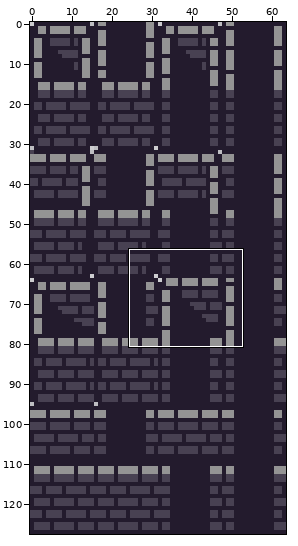
Sprite sheet -- images/walls_spritesheet.png. The picture above shows the old version from afar; the outline marks the close-up.
Close-up. The starting point:
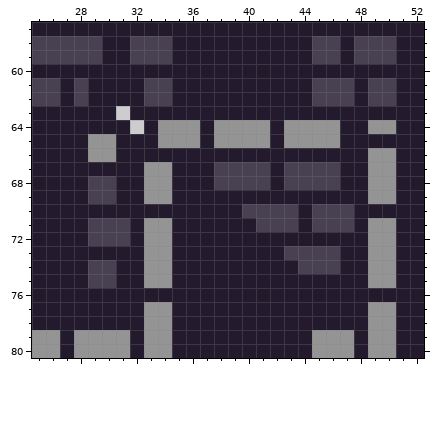
The file is 64x128 pixels. Shown: x 25..52, y 57..80.
The result:
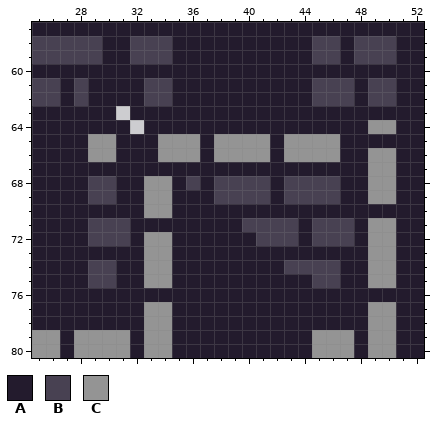
Palette (. is transparent): A #231b2d  B #484152  C #949494
The exact change:
The author changed colour B to colour A in row 67 at x 38 to 41 and 43 to 46; in row 70 at x 40 to 43 and 45 to 47; in row 73 at x 43 to 46.
The author changed colour C to colour A in row 64 at x 34 to 36, 38 to 41 and 43 to 46; in row 67 at x 33 to 34; in row 71 at x 33 to 34.
The author changed colour A to colour B in row 68 at x 36; in row 69 at x 38 to 41 and 43 to 46; in row 71 at x 40; in row 72 at x 41 to 43 and 45 to 47; in row 74 at x 43; in row 75 at x 45 to 46.
The author changed colour A to colour C in row 66 at x 34 to 36, 38 to 41 and 43 to 46; in row 70 at x 33 to 34.
Where, in picture pixels (left, top, right, bottom), the same in both close-ups:
changed: (144, 120, 354, 288)
